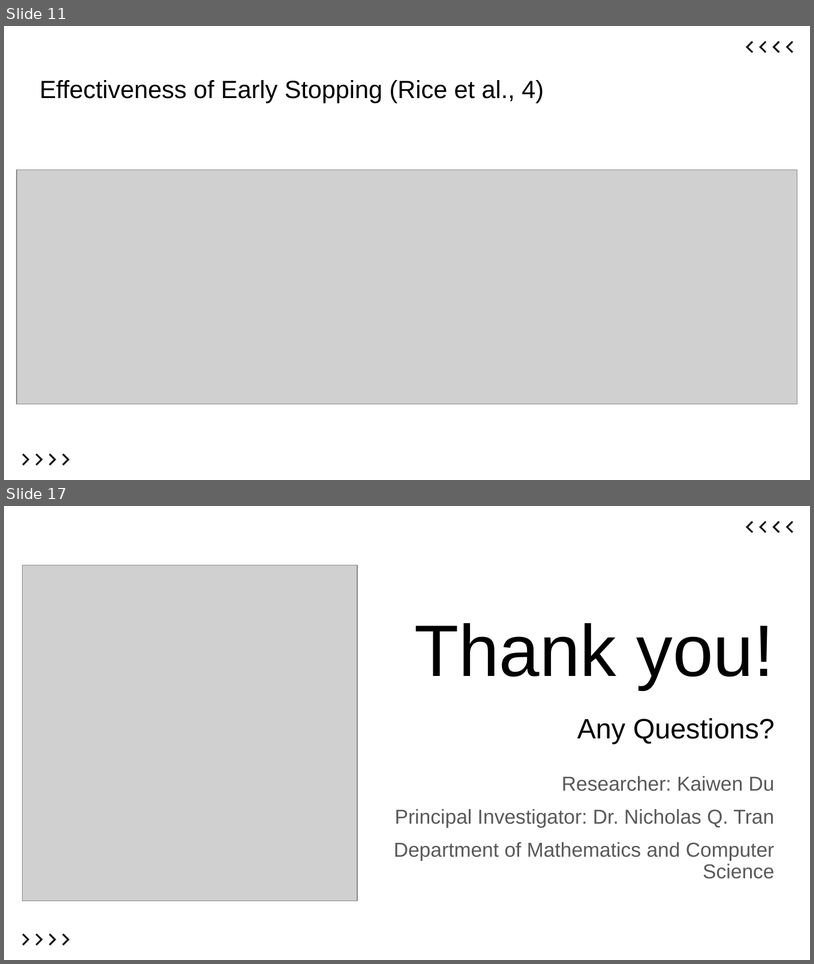
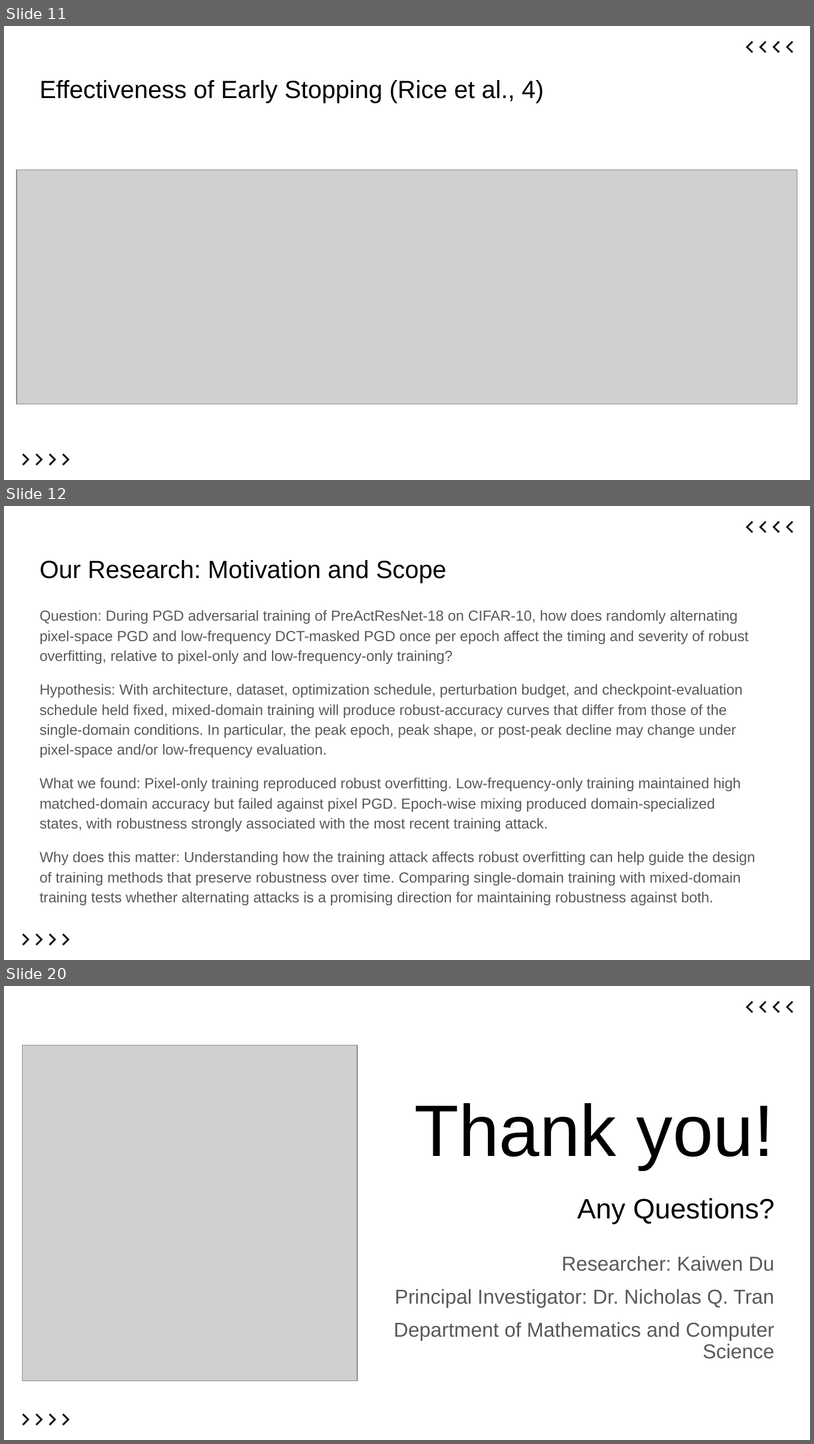
Before and after one commit to ItsKaiwenDu/Robust-Overfitting, a slide deck: report/slides.pptx. Shown one above the other, each under a label of ours: slides 11 and 17 before the commit, slides 11, 12 and 20 after it; the slides between them are not shown. The pictures are 814x964 and 814x1444 pixels, drawn with LibreOffice and Linux fonts; fonts in the diff are those of the drawing; grey boxes stand for pictures. Boxes give left, top, right and bottom in pixels: in the first picture for what was removed or moved away, otherwise in the second. Text is boxed around its words. In the diff, an @@ line names an element or a change of style, - is before the commit and + after.

```diff
--- a/report/slides.pptx
+++ b/report/slides.pptx
@@ slide 12 added at (x1=4, y1=506, x2=810, y2=960), background #FFFFFF @@
@@ group added at (x1=746, y1=520, x2=794, y2=532): 4 freeform shapes @@
@@ title added at (x1=39, y1=560, x2=446, y2=583), 22.2 pt, text #000000 @@
+Our Research: Motivation and Scope
@@ text added at (x1=39, y1=610, x2=755, y2=905), 13 pt, text #595959 @@
+Question: During PGD adversarial training of PreActResNet-18 on CIFAR-10, how does randomly alternating pixel-space PGD and low-frequency DCT-masked PGD once per epoch affect the timing and severity of robust overfitting, relative to pixel-only and low-frequency-only training?
+Hypothesis: With architecture, dataset, optimization schedule, perturbation budget, and checkpoint-evaluation schedule held fixed, mixed-domain training will produce robust-accuracy curves that differ from those of the single-domain conditions. In particular, the peak epoch, peak shape, or post-peak decline may change under pixel-space and/or low-frequency evaluation.
+What we found: Pixel-only training reproduced robust overfitting. Low-frequency-only training maintained high matched-domain accuracy but failed against pixel PGD. Epoch-wise mixing produced domain-specialized states, with robustness strongly associated with the most recent training attack.
+Why does this matter: Understanding how the training attack affects robust overfitting can help guide the design of training methods that preserve robustness over time. Comparing single-domain training with mixed-domain training tests whether alternating attacks is a promising direction for maintaining robustness against both.
@@ group added at (x1=23, y1=933, x2=69, y2=945): 4 freeform shapes @@
@@ what was slide 17 is now slide 20 @@
```
Also in this commit, not shown: 2 slides changed, 5 other slides added, 3 slides removed.
